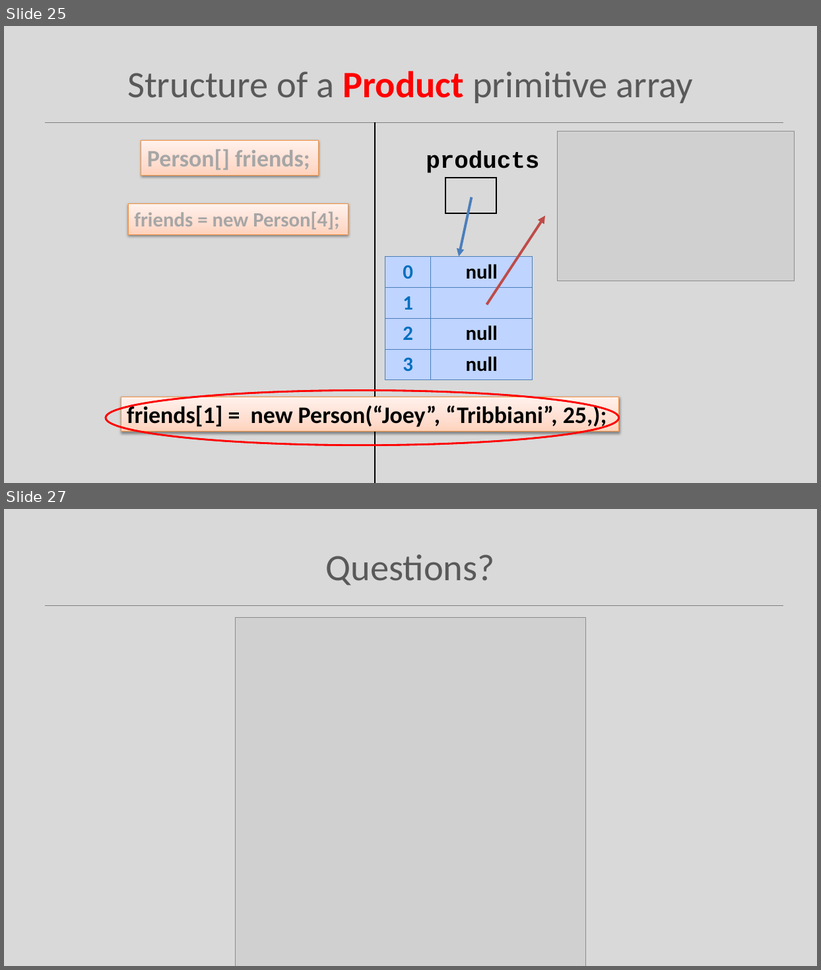
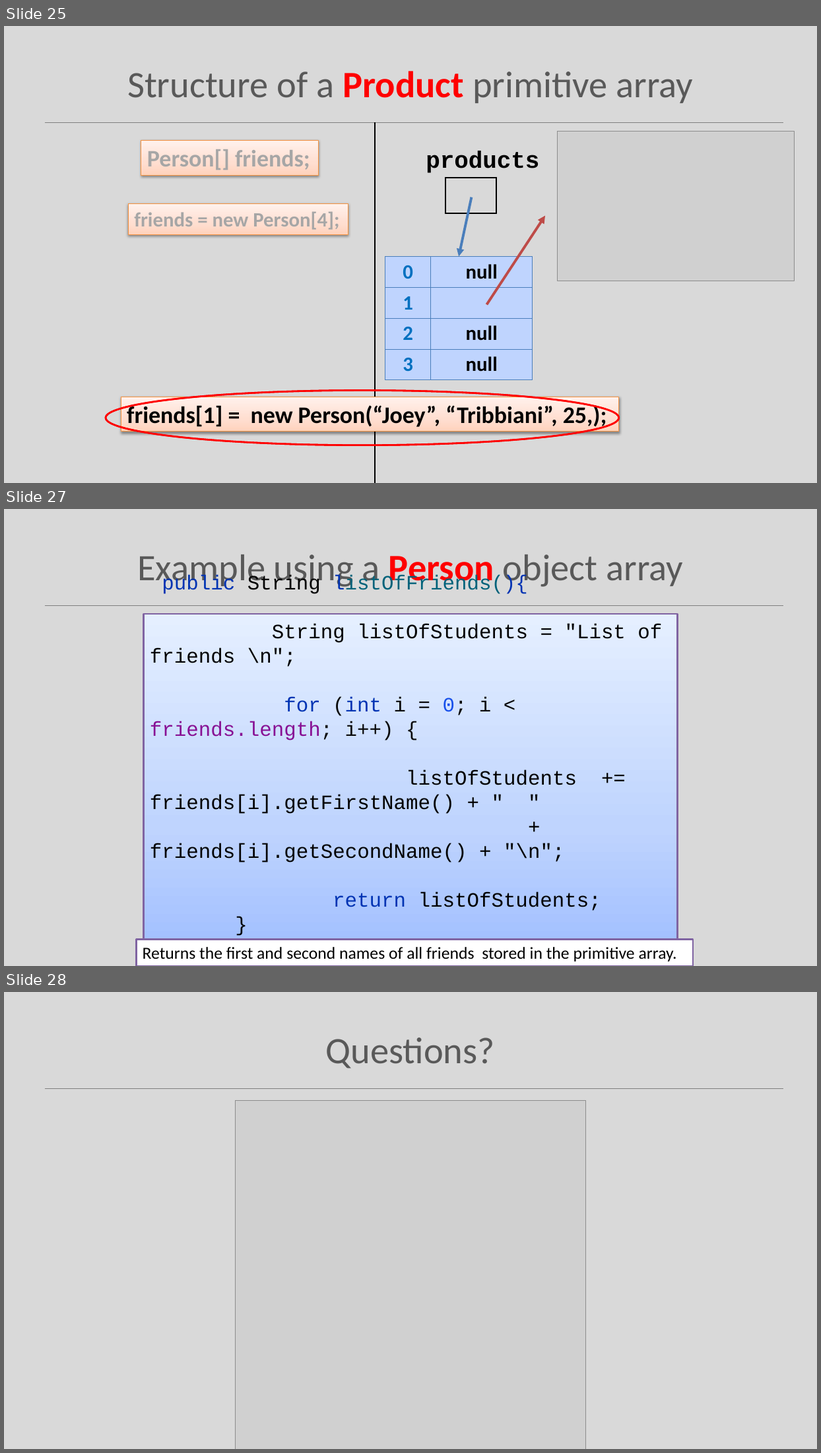
Before and after one commit to Programming-Fundamentals-SETU/prog-fund-1-sept-25, a slide deck: topic06-arrays/unit-1/talk-2-array-classes/b-array-classes.pptx. Shown one above the other, each under a label of ours: slides 25 and 27 before the commit, slides 25, 27 and 28 after it; the slides between them are not shown. The pictures are 821x970 and 821x1453 pixels, drawn with LibreOffice and Linux fonts; fonts in the diff are those of the drawing; grey boxes stand for pictures. Boxes give left, top, right and bottom in pixels: in the first picture for what was removed or moved away, otherwise in the second. Text is boxed around its words. In the diff, an @@ line names an element or a change of style, - is before the commit and + after.

```diff
--- a/topic06-arrays/unit-1/talk-2-array-classes/b-array-classes.pptx
+++ b/topic06-arrays/unit-1/talk-2-array-classes/b-array-classes.pptx
@@ slide 27 added at [4, 509, 817, 966], background #D9D9D9; not listed: 1 template element that a slide beside it also shows @@
@@ title added at [137, 555, 683, 589], 44 pt, text #595959 @@
+Example using a Person object array
@@ rectangle added at [144, 614, 677, 940], fill gradient #A4C4FF to #BFD4FF to #E6EEFF, outline #8064A2 2 pt, 24 pt, text #000000 @@
+public String listOfFriends(){
+String listOfStudents = "List of friends \n";
+for (int i = 0; i < friends.length; i++) {
+listOfStudents += friends[i].getFirstName() + " "
++ friends[i].getSecondName() + "\n";
+return listOfStudents;
+}
+}
+}
@@ rectangle added at [137, 940, 693, 966], fill #FFFFFF, outline #8064A2 2 pt, 20 pt, text #000000 @@
+Returns the first and second names of all friends stored in the primitive array.
@@ what was slide 27 is now slide 28 @@
```
Also in this commit, not shown: 1 slide changed, 32 other files.
